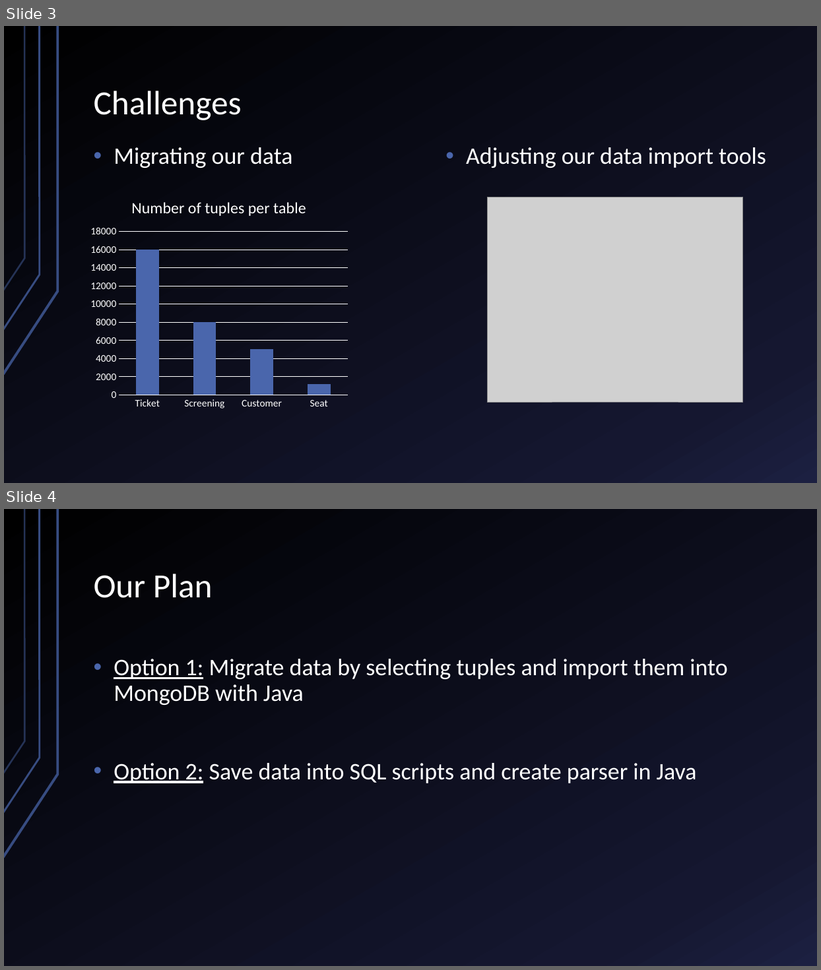
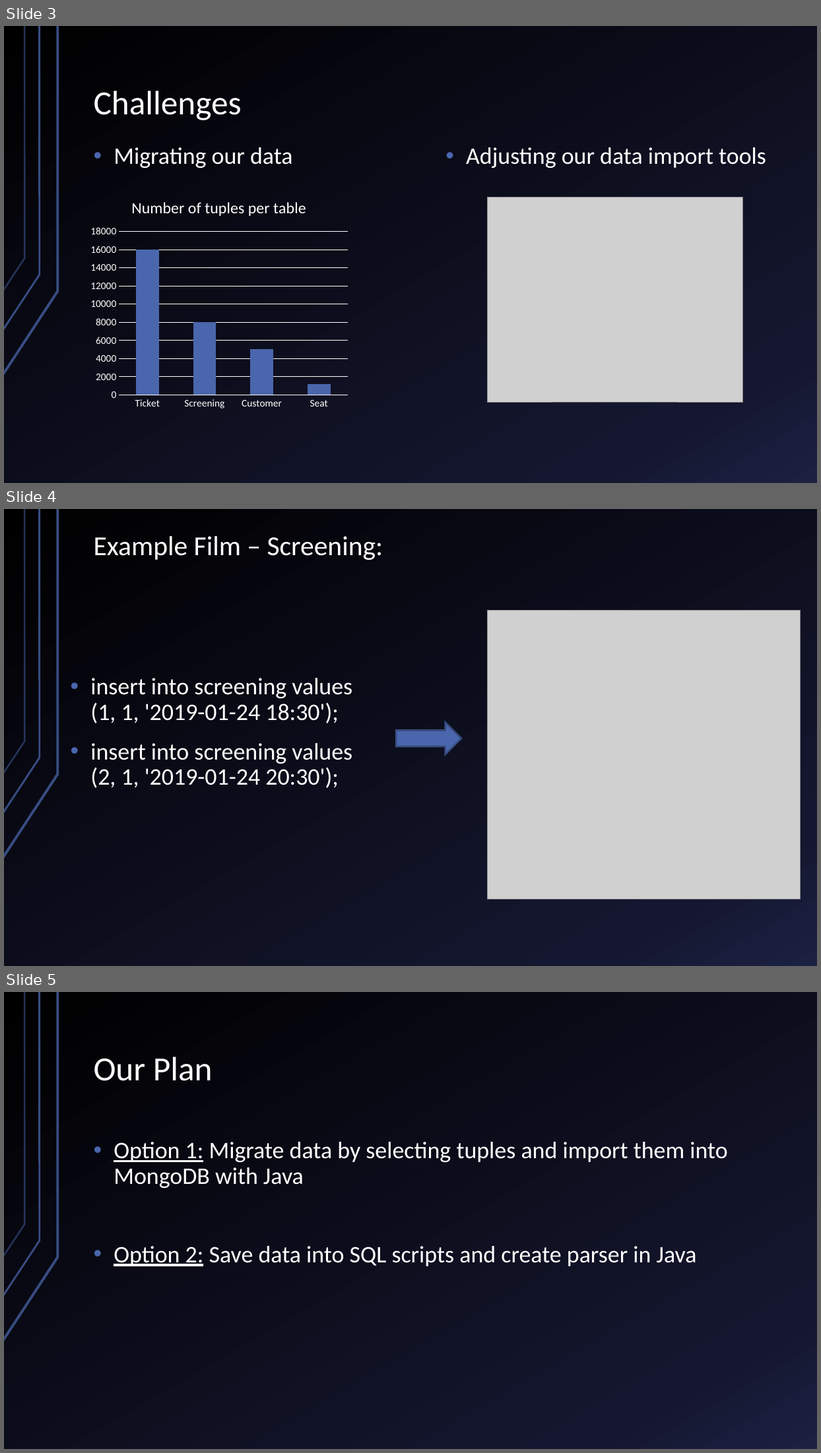
Before and after one commit to utzn42/Cinebase-IMSE-WS2018-, a slide deck: praesi.pptx. Shown one above the other, each under a label of ours: slides 3 and 4 before the commit, slides 3, 4 and 5 after it. The pictures are 821x970 and 821x1453 pixels, drawn with LibreOffice and Linux fonts; fonts in the diff are those of the drawing; grey boxes stand for pictures. Boxes give left, top, right and bottom in pixels: in the first picture for what was removed or moved away, otherwise in the second. Text is boxed around its words. In the diff, an @@ line names an element or a change of style, - is before the commit and + after.

Commit message:
added example slide to presentation

```diff
--- a/praesi.pptx
+++ b/praesi.pptx
@@ slide 4 added at [4, 509, 817, 966], background gradient #000000 to #151831 to #1D2042; not listed: 3 template elements that a slide beside it also shows @@
@@ title added at [94, 536, 384, 560], 32.4 pt, text #FFFFFF @@
+Example Film – Screening:
@@ picture added at [487, 610, 800, 900] @@
@@ text added at [90, 678, 352, 788], 28 pt, text #FFFFFF @@
+• insert into screening values (1, 1, '2019-01-24 18:30');
+• insert into screening values (2, 1, '2019-01-24 20:30');
@@ right arrow added at [396, 722, 461, 755], fill #4A66AC, outline #374B7F 2 pt @@
@@ what was slide 4 is now slide 5 @@
```
